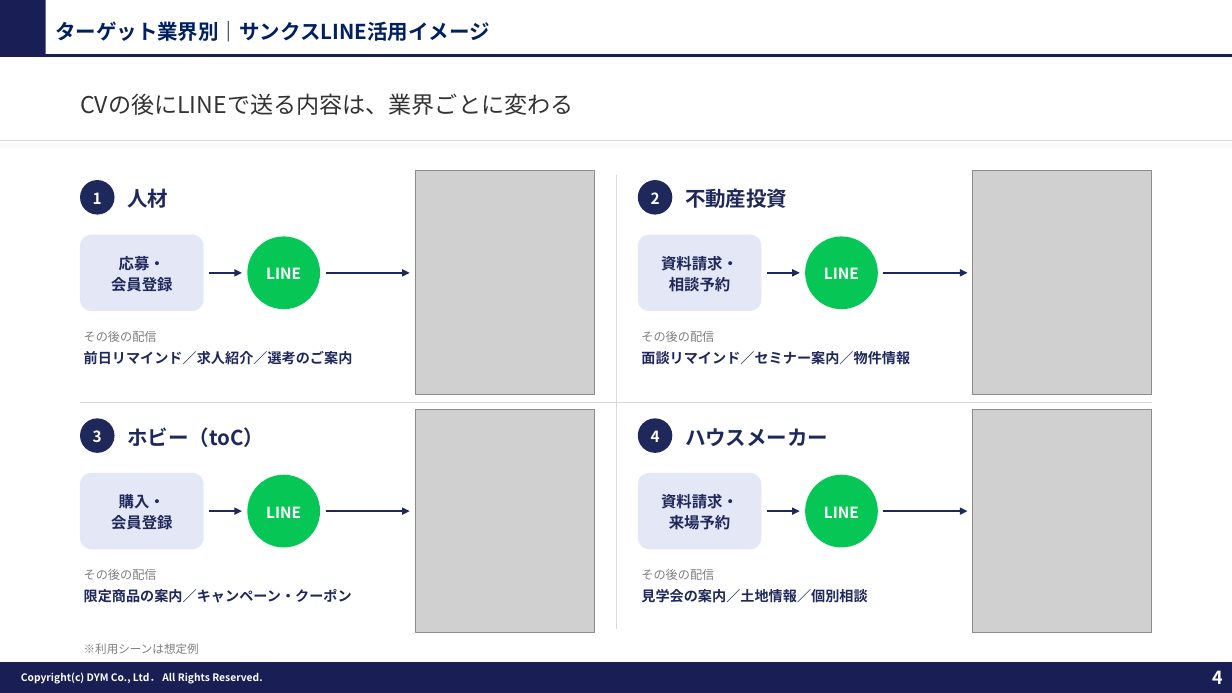
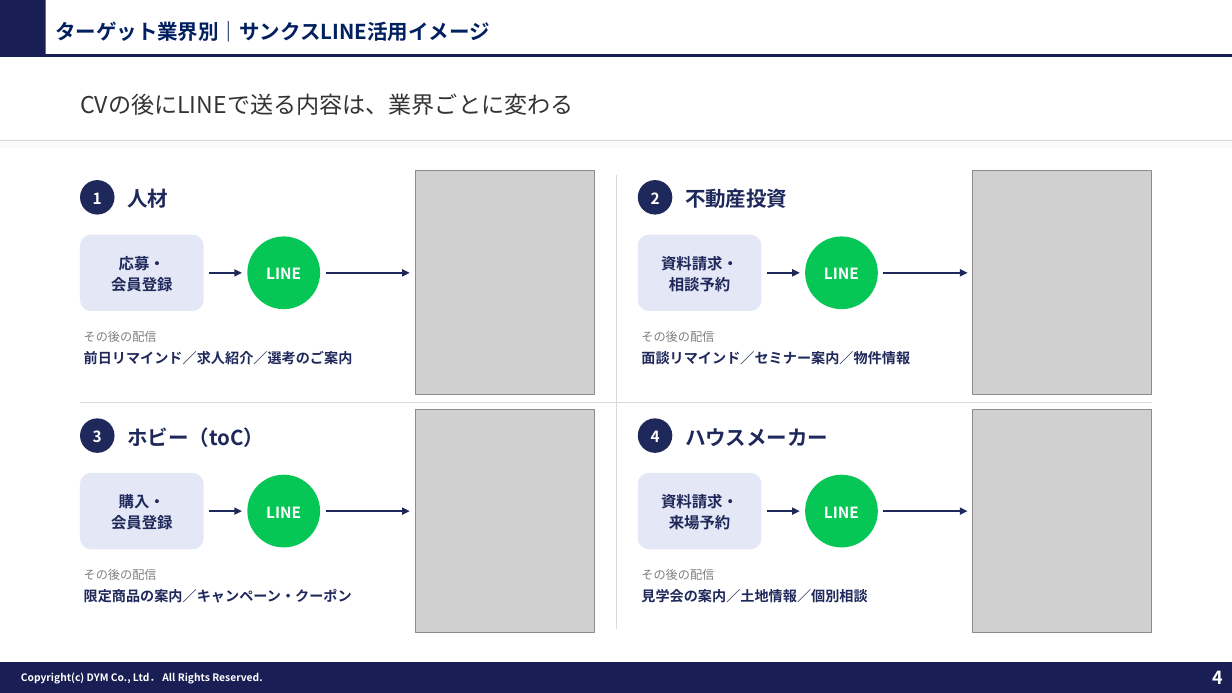
Before and after one commit to tonomura-r-dev/folder, a slide deck: slide 4 of 20261006_サンクスLINE誘導のご提案_業界別ver1.2.pptx. Drawn at 1232x693 pixels with LibreOffice and Linux fonts; fonts in the diff are those of the drawing; grey boxes stand for pictures; background and template pictures are left out. Boxes give left, top, right and bottom in pixels: in the first picture for what was removed or moved away, otherwise in the second. Text is boxed around its words. In the diff, an @@ line names an element or a change of style, - is before the commit and + after.

```diff
--- a/20261006_サンクスLINE誘導のご提案_業界別ver1.2.pptx
+++ b/20261006_サンクスLINE誘導のご提案_業界別ver1.2.pptx
@@ text removed at box(84, 643, 199, 654) @@
-※利用シーンは想定例
```
Also in this commit, not shown: 3 other slides changed, 4 other files.
